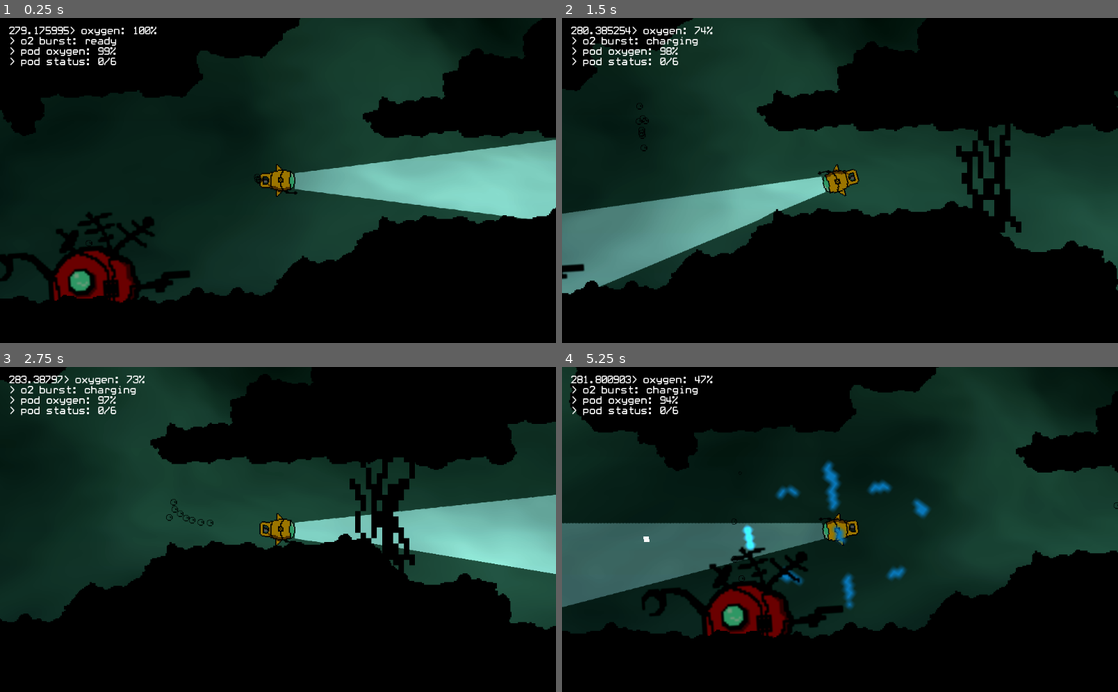
Above: before the commit, frames 1-4 (two rows, left to right).
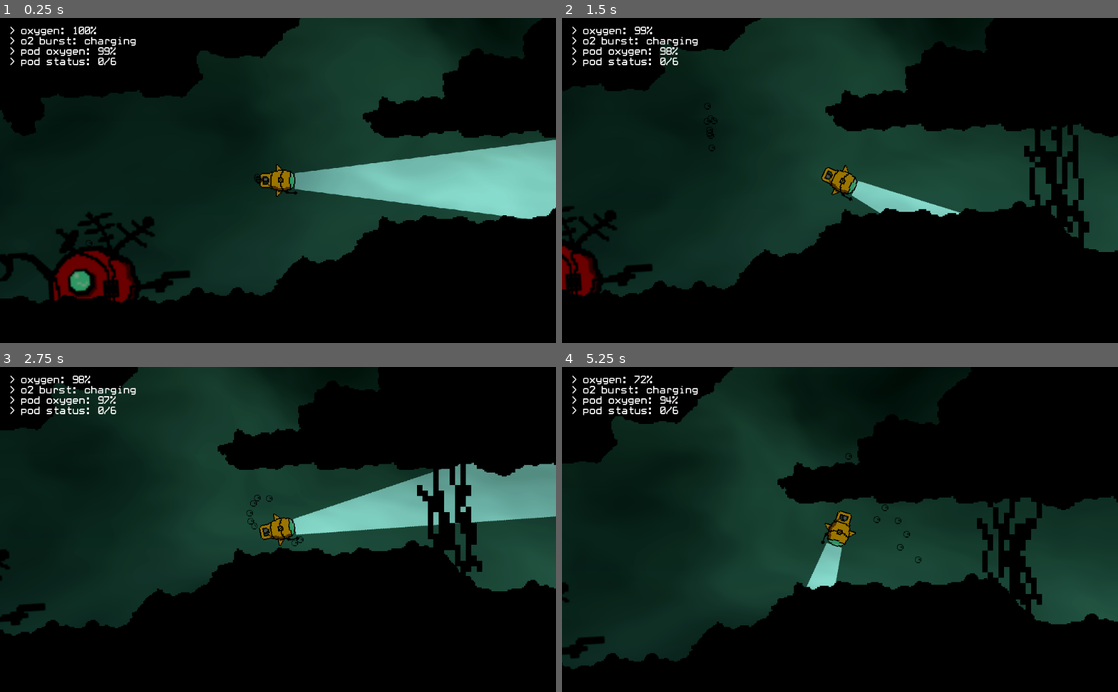
Above: after the commit, the same moments.

Repository: Jayshua/keep_it_alive
Game: Godot game, scene res://Main.tscn
The game is run twice, just before and just after one commit, with the same random seed, the same clock (stepped at 60 frames per second) and the same inputs.
Inputs:
- Up to frame 1 (0.25 s): no input
- Up to frame 2 (1.5 s): tap Enter (ui_accept) at 0.5, 0.77 s; hold D (move_right) 0.53-1.28 s; hold Space (fire) 0.53-1.28 s; hold S (move_down) from 1.28 s (still down); tap Space (fire) at 1.35 s
- Up to frame 3 (2.75 s): tap Enter (ui_accept) at 1.52 s; release S (move_down) at 2.03 s; hold D (move_right) from 2.03 s (still down); hold Space (fire) from 2.03 s (still down)
- Up to frame 4 (5.25 s): release D (move_right) at 2.78 s; release Space (fire) at 2.78 s; hold W (move_up) 2.78-3.53 s; tap Space (fire) at 2.85, 4.35 s; tap Enter (ui_accept) at 3.02, 3.77, 4.52 s; hold Space (fire) 3.53-4.28 s; hold A (move_left) 3.53-5.03 s; hold S (move_down) from 5.03 s (still down); hold Space (fire) from 5.03 s (still down)

The runs differ from the first frame. In frame 1, 0.5% of the frame differs, in the area x 1-48%, y 2-51%; in frame 2, 24%; in frame 3, 24%; in frame 4, 53%, in the area x 0-100%, y 0-93%.

Commit message:
More Work

Diff:
--- a/Main.tscn
+++ b/Main.tscn
@@ -105,7 +105,7 @@
 position = Vector2( -8, 2 )
 frames = SubResource( 10 )
 animation = "idle"
-frame = 4
+frame = 1
 playing = true
 
 [node name="AnimatedSprite2" type="AnimatedSprite" parent="Node2D"]
@@ -113,7 +113,6 @@
 rotation = -3.14159
 frames = SubResource( 10 )
 animation = "idle"
-frame = 3
 playing = true
 
 [node name="StaticBody2D" type="StaticBody2D" parent="Node2D"]
--- a/Map.tscn
+++ b/Map.tscn
@@ -166,7 +166,7 @@
 occluder = SubResource( 10 )
 
 [node name="Surface" type="Area2D" parent="."]
-position = Vector2( 489.012, -23.5286 )
+position = Vector2( 489.012, -27.3811 )
 collision_layer = 4
 collision_mask = 4
 
--- a/OxygenCLI.gd
+++ b/OxygenCLI.gd
@@ -12,9 +12,7 @@
 	var player_oxygen = player.player_oxygen
 	var ship_oxygen = ship.oxygen
 
-	self.text = String(player.position.y)
-
-	self.text += "> oxygen: " + _percentage(player_oxygen)
+	self.text = "> oxygen: " + _percentage(player_oxygen)
 
 	if player.player_oxygen <= 30:
 		self.text += "\n> o2 burst: not enough oxygen"
@@ -23,12 +21,8 @@
 	else:
 		self.text += "\n> o2 burst: ready"
 
-	if connected:
-		self.text += "\n> pod oxygen: " + _percentage((ship_oxygen / 50) * 100)
-		self.text += "\n> pod status: " + String(ship.item_count) + "/" + String(ship.MISSING_ITEMS)
-
-	else:
-		self.text += "\n> pod: connection lost"
+	self.text += "\n> pod oxygen: " + _percentage((ship_oxygen / 50) * 100)
+	self.text += "\n> pod status: " + String(ship.item_count) + "/" + String(ship.MISSING_ITEMS)
 
 	if exchanging:
 		self.text += "\n> transferring oxygen"
--- a/PlayFx.gd
+++ b/PlayFx.gd
@@ -4,6 +4,7 @@
 export(float) var max_volume
 
 func play_once(volume):
+	volume = clamp(volume, 0, 1)
 	if not playing:
 		self.volume_db = ((max_volume - min_volume) * volume) + min_volume
 		print(volume)
--- a/Player.gd
+++ b/Player.gd
@@ -13,10 +13,11 @@
 var velocity = Vector2(0, 0)
 var player_oxygen = 100
 var has_item = false
-var burst_cooldown = 0
+var burst_cooldown = 5
 
 var engine_sound = -30
 var engine_sound_target = 0
+var was_above_water = false
 
 func _physics_process(delta):
 	var moving = false
@@ -50,8 +51,10 @@
 	burst_cooldown -= 1 * delta
 
 	var in_current = false
+	var above_water = false
 	for current in $DetectionArea.get_overlapping_areas():
 		if (current as Area2D).get_collision_layer_bit(2):
+			above_water = true
 			player_oxygen = clamp(player_oxygen + 1, 0, MAX_OXYGEN)
 		elif (current as Area2D).get_collision_layer_bit(3):
 			if current.get_parent().needs_oxygen():
@@ -74,11 +77,24 @@
 		max_speed = MAX_CURRENT_SPEED
 	elif burst_cooldown > 3:
 		max_speed = MAX_BURST_SPEED
+	elif above_water:
+		max_speed = MAX_CURRENT_SPEED
 	else:
 		max_speed = MAX_MOVEMENT_SPEED
 
 	if velocity.length() > max_speed:
 		velocity *= 0.85
+
+	if above_water:
+		velocity += Vector2.DOWN * ACCELERATION * 2
+
+	if above_water and not was_above_water:
+		$SurfacingSound.play_once(1)
+		was_above_water = true
+
+	if not above_water and was_above_water:
+		$SurfacingSound.play_once(1)
+		was_above_water = false
 
 	self.move_and_slide(velocity)
 
--- a/Player.tscn
+++ b/Player.tscn
@@ -9,6 +9,7 @@
 [ext_resource path="res://audio/Machine.ogg" type="AudioStream" id=7]
 [ext_resource path="res://audio/Collide.ogg" type="AudioStream" id=8]
 [ext_resource path="res://PlayFx.gd" type="Script" id=9]
+[ext_resource path="res://audio/SurfacingSplash.ogg" type="AudioStream" id=10]
 
 [sub_resource type="OccluderPolygon2D" id=1]
 polygon = PoolVector2Array( -6.733, -9.87256, -5.18635, -11.2373, -7.75306, -12.7308, -0.897612, -14.2162, 6.03409, -12 …(306 unchanged characters)…
@@ -82,7 +83,7 @@
 [node name="Sprite" type="AnimatedSprite" parent="."]
 rotation = 1.5708
 frames = ExtResource( 1 )
-frame = 2
+frame = 5
 playing = true
 
 [node name="Camera2D" type="Camera2D" parent="."]
@@ -137,3 +138,9 @@
 script = ExtResource( 9 )
 min_volume = -20.0
 max_volume = -5.0
+
+[node name="SurfacingSound" type="AudioStreamPlayer" parent="."]
+stream = ExtResource( 10 )
+script = ExtResource( 9 )
+min_volume = -5.0
+max_volume = -5.0
Not shown: 1 places in Player.tscn that only renumber resources
Not shown, added: audio/SurfacingSplash.ogg.import
Not shown, added: audio/SurfacingSplash.ogg
